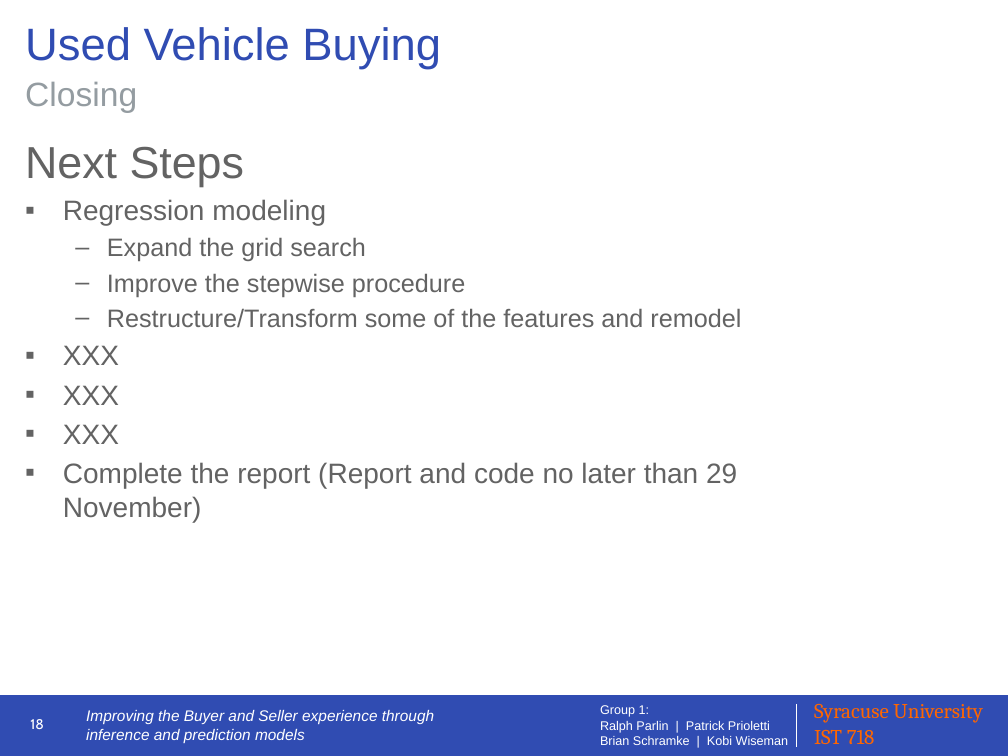
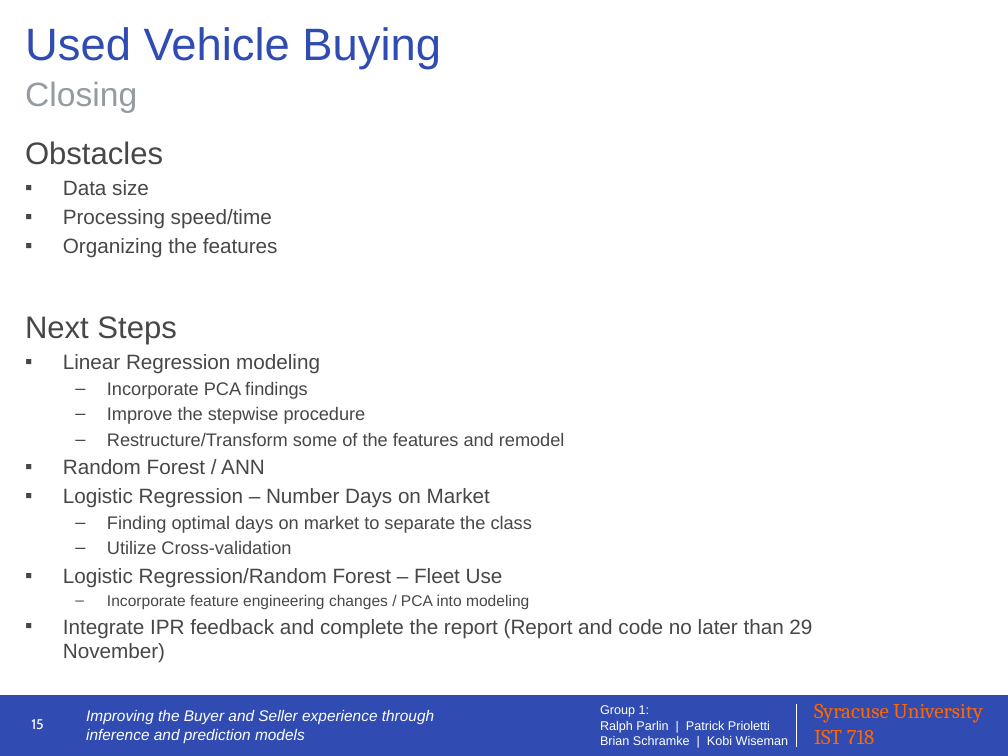
Before and after one commit to IST-718-Fall-2020/project_presentation-group1, a slide deck: slide 15 of group1_presentation_slides.pptx (slide 18 before the commit). Drawn at 1008x756 pixels with LibreOffice and Linux fonts; fonts in the diff are those of the drawing. Boxes give left, top, right and bottom in pixels: in the first picture for what was removed or moved away, otherwise in the second. Text is boxed around its words. In the diff, an @@ line names an element or a change of style, - is before the commit and + after.

```diff
--- a/group1_presentation_slides.pptx
+++ b/group1_presentation_slides.pptx
@@ text at (x1=25, y1=141, x2=278, y2=258): paragraphs added @@
+Obstacles
+▪ Data size
+▪ Processing speed/time
+▪ Organizing the features
@@ text at (x1=25, y1=316, x2=176, y2=344): size 32 to 22.2 pt in "Next Steps"; text colour #636363 to #474747 in "Next Steps", "Improve the stepwise procedure", "Restructure/Transform some of the features and remodel"; size 18 to 12.9 pt in "Improve the stepwise procedure", "Restructure/Transform some of the features and remodel"; less space between paragraphs @@
@@ text at (x1=63, y1=354, x2=320, y2=374): text changed; size 18 to 14.8 pt; text colour #636363 to #474747 @@
-▪ Regression modeling
-  – Expand the grid search
+▪ Linear Regression modeling
+  – Incorporate PCA findings
@@ text at (x1=63, y1=382, x2=812, y2=663): text changed; size 20 to 14.8 pt; text colour #636363 to #474747 @@
-▪ XXX
-▪ XXX
-▪ XXX
-▪ Complete the report (Report and code no later than 29 November)
+▪ Random Forest / ANN
+▪ Logistic Regression – Number Days on Market
+  – Finding optimal days on market to separate the class
+  – Utilize Cross-validation
+▪ Logistic Regression/Random Forest – Fleet Use
+  – Incorporate feature engineering changes / PCA into modeling
+▪ Integrate IPR feedback and complete the report (Report and code no later than 29 November)
@@ page number at (x1=31, y1=719, x2=43, y2=729): text changed @@
-18
+15
```
Also in this commit, not shown: 13 other slides changed, 1 slide added, 4 slides removed.
